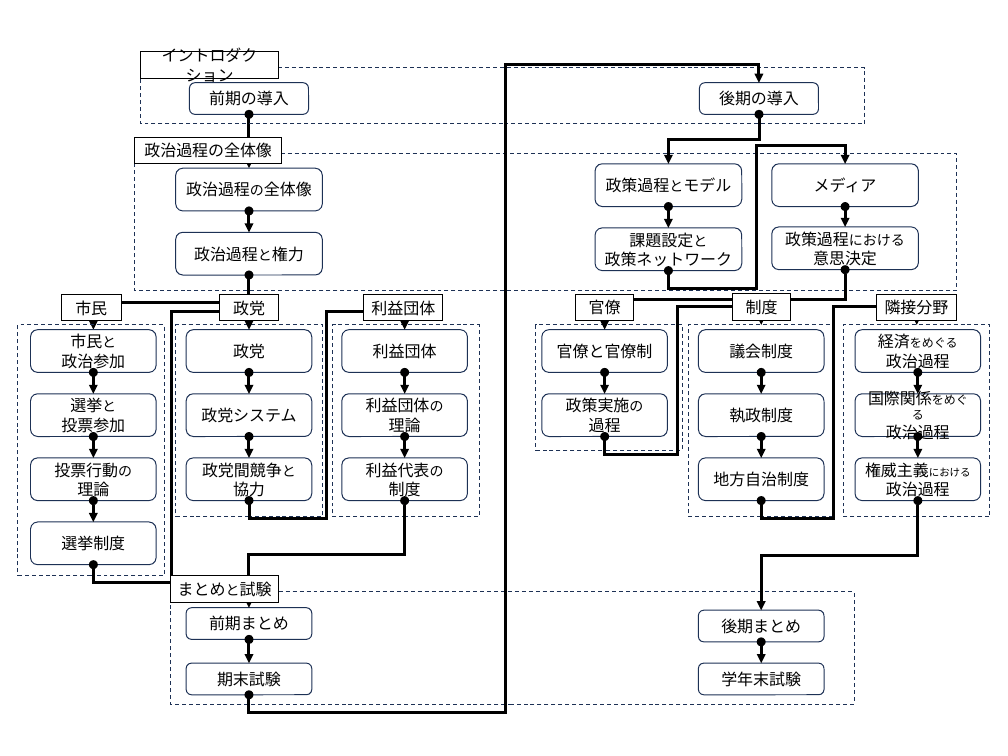
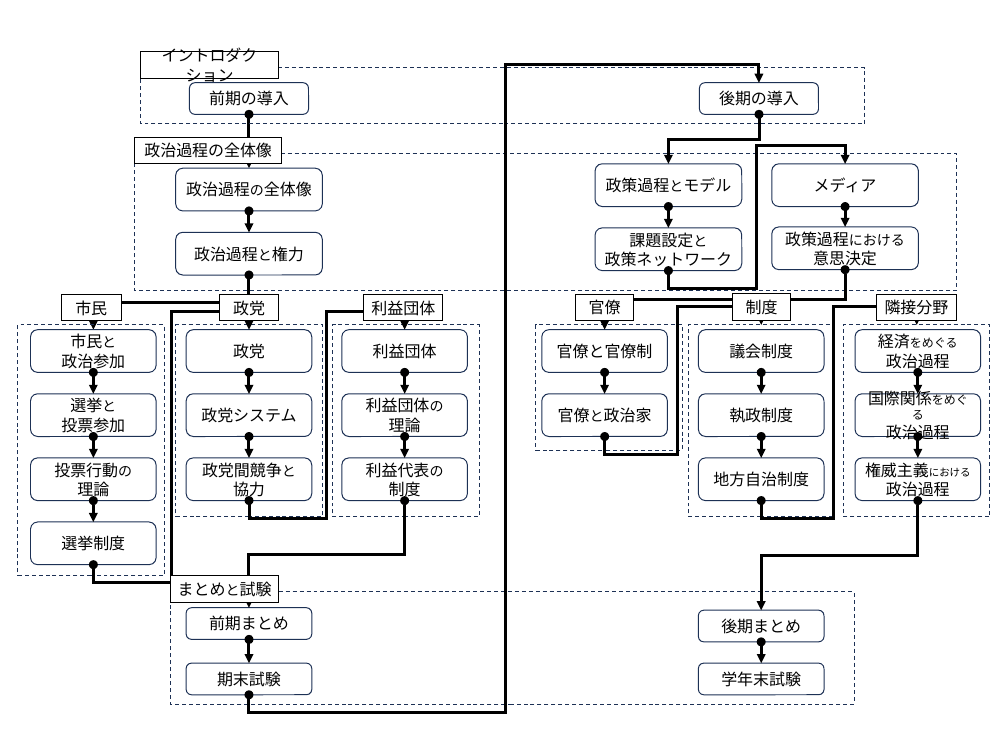
Before and after one commit to junpei-suzuki/PP-2026-Komazawa, a slide deck: slide 1 of figs/DIYfigures_pp.pptx. Drawn at 1008x756 pixels with LibreOffice and Linux fonts; fonts in the diff are those of the drawing. Boxes give left, top, right and bottom in pixels: in the first picture for what was removed or moved away, otherwise in the second. Text is boxed around its words. In the diff, an @@ line names an element or a change of style, - is before the commit and + after.

```diff
--- a/figs/DIYfigures_pp.pptx
+++ b/figs/DIYfigures_pp.pptx
@@ text in rounded rectangle at (558,407,652,423): text changed @@
-政策実施の
-過程
+官僚と政治家
```
Also in this commit, not shown: 6 other files.
